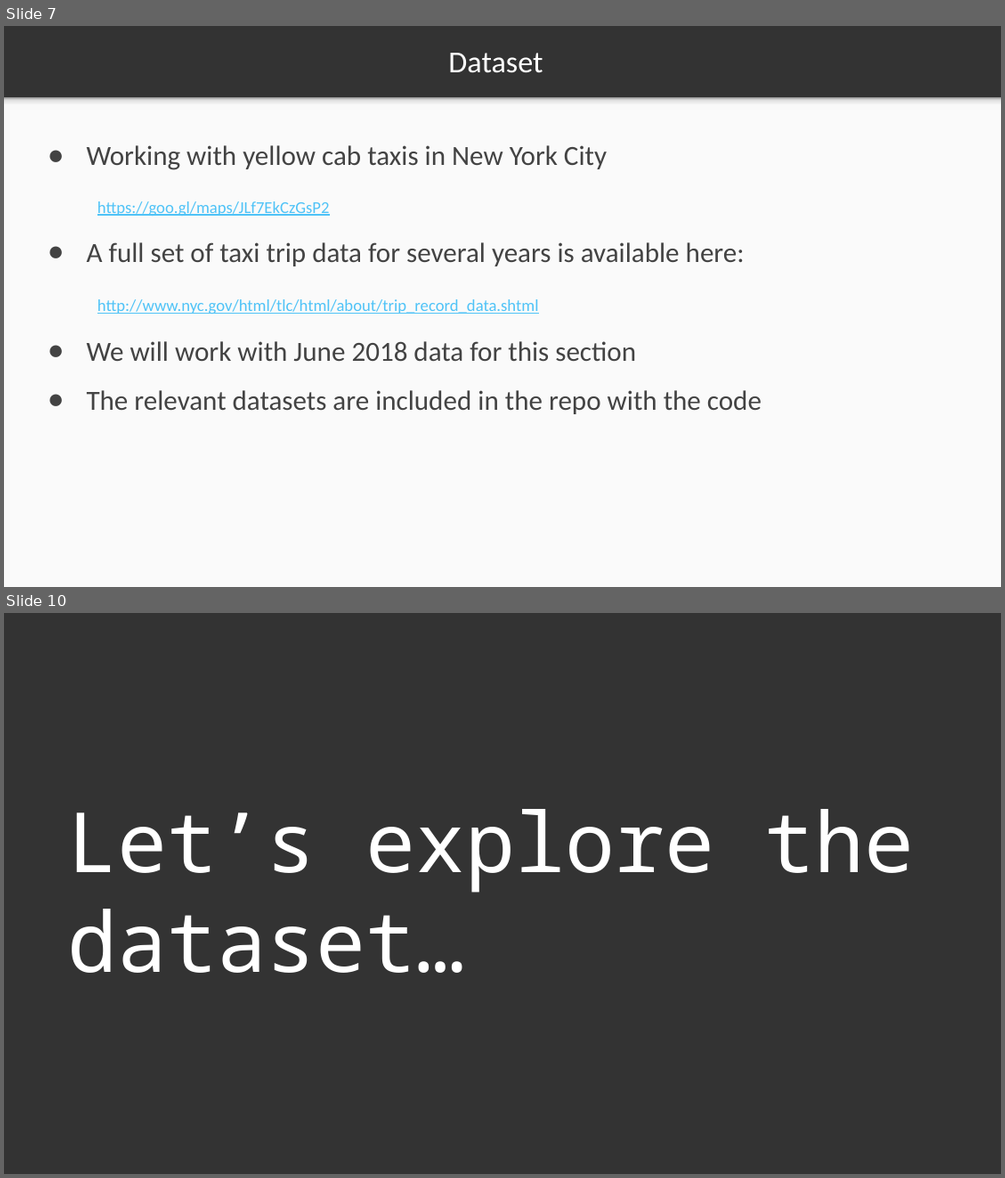
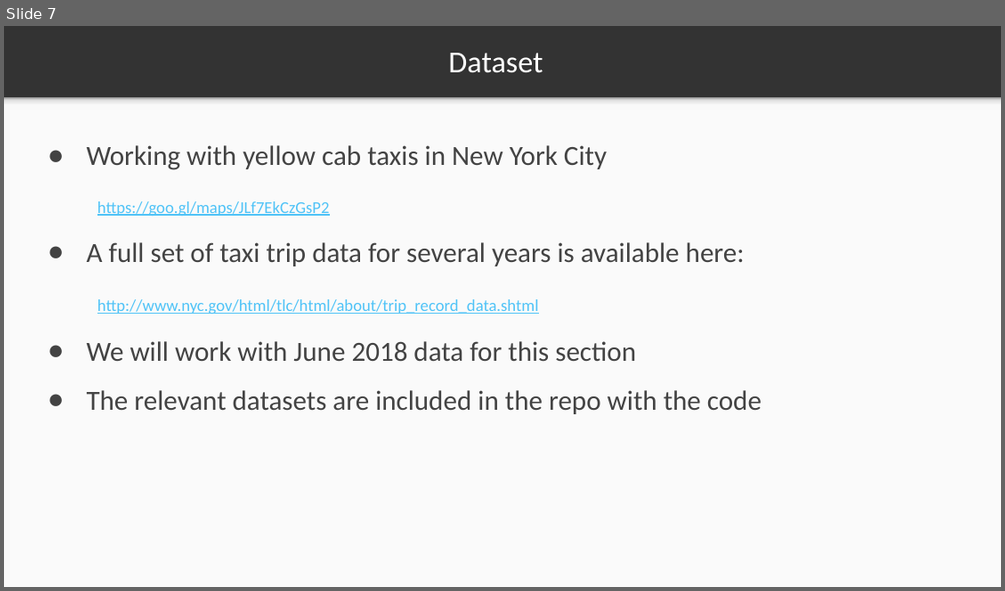
Before and after one commit to markstrefford/1.-Learning-Python-AI-by-Example, a slide deck: 3. Predicting Taxi Ride Duration/Slides/3.1.pptx. Shown one above the other, each under a label of ours: slides 7 and 10 before the commit, slide 7 after it; the slides between them are not shown. The pictures are 1005x1178 and 1005x591 pixels, drawn with LibreOffice and Linux fonts; fonts in the diff are those of the drawing. Boxes give left, top, right and bottom in pixels: in the first picture for what was removed or moved away, otherwise in the second. Text is boxed around its words. In the diff, an @@ line names an element or a change of style, - is before the commit and + after.

```diff
--- a/3. Predicting Taxi Ride Duration/Slides/3.1.pptx
+++ b/3. Predicting Taxi Ride Duration/Slides/3.1.pptx
@@ slide 10 removed at (x1=4, y1=613, x2=1001, y2=1174), background #333333 @@
@@ title removed at (x1=67, y1=809, x2=914, y2=973) @@
-Let’s explore the dataset…
```
Also in this commit, not shown: 1 slide changed, 15 other slides removed, 5 other files.
